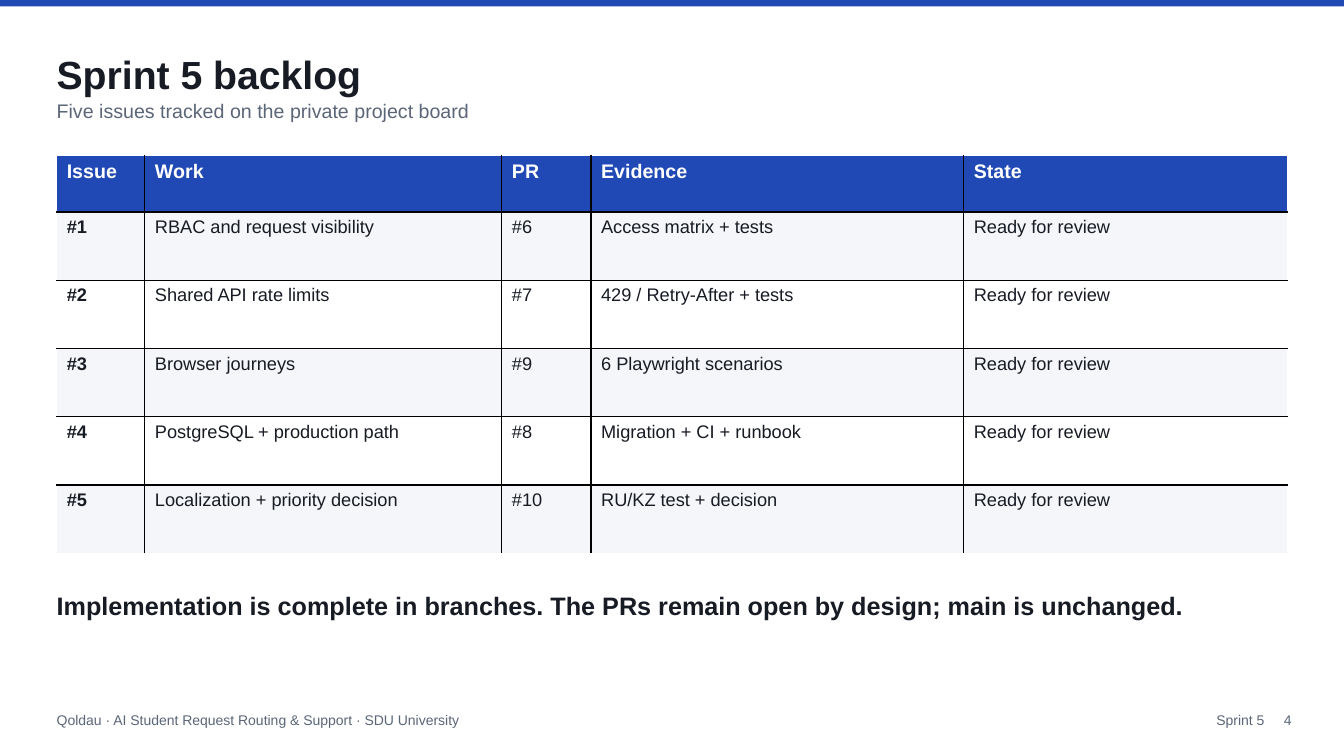
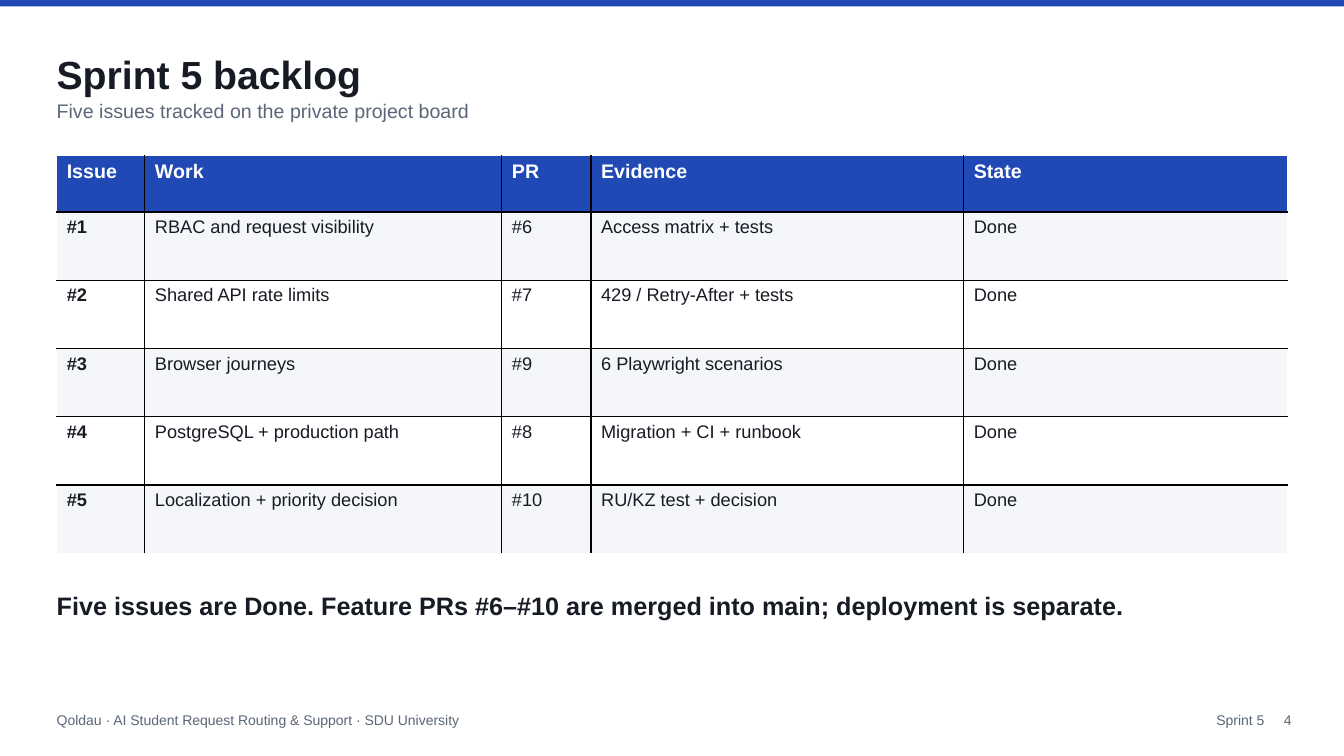
Before and after one commit to zhanibekmb/Qoldau, a slide deck: slide 4 of presentations/Qoldau_Sprint5_Review.pptx. Drawn at 1344x756 pixels with LibreOffice and Linux fonts; fonts in the diff are those of the drawing. Boxes give left, top, right and bottom in pixels: in the first picture for what was removed or moved away, otherwise in the second. Text is boxed around its words. In the diff, an @@ line names an element or a change of style, - is before the commit and + after.

Commit message:
docs: complete Sprint 5 main handoff

```diff
--- a/presentations/Qoldau_Sprint5_Review.pptx
+++ b/presentations/Qoldau_Sprint5_Review.pptx
@@ table at [56,155,1289,555] @@
-row 2, column 5: Ready for review
+row 2, column 5: Done
-row 3, column 5: Ready for review
+row 3, column 5: Done
-row 4, column 5: Ready for review
+row 4, column 5: Done
-row 5, column 5: Ready for review
+row 5, column 5: Done
-row 6, column 5: Ready for review
+row 6, column 5: Done
@@ text at [57,596,1123,621]: text changed @@
-Implementation is complete in branches. The PRs remain open by design; main is unchanged.
+Five issues are Done. Feature PRs #6–#10 are merged into main; deployment is separate.
```
Also in this commit, not shown: 4 other slides changed, 6 other files.
